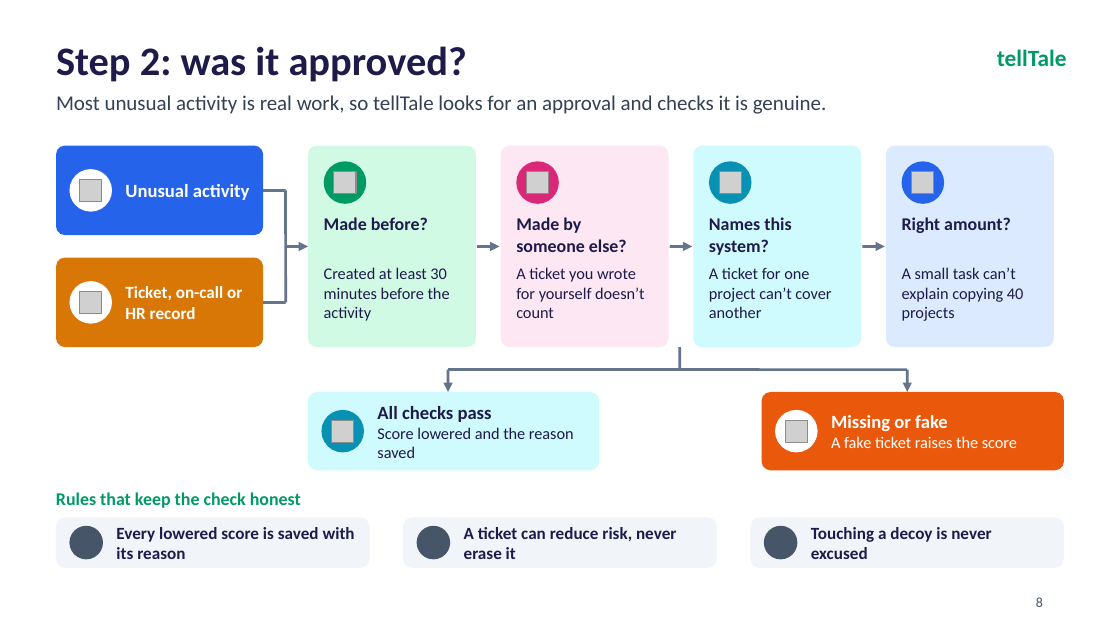
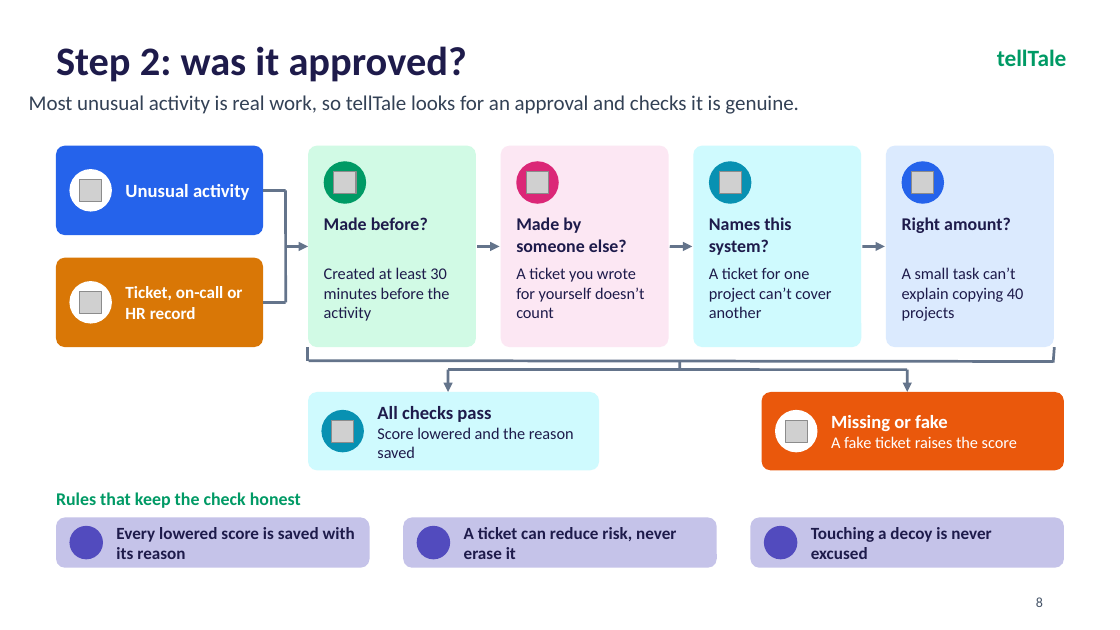
Before and after one commit to aaravgupta0202/telltale, a slide deck: slide 8 of tellTale_CyberForge_Deck.pptx. Drawn at 1120x630 pixels with LibreOffice and Linux fonts; fonts in the diff are those of the drawing; grey boxes stand for pictures; background and template pictures are left out. Boxes give left, top, right and bottom in pixels: in the first picture for what was removed or moved away, otherwise in the second. Text is boxed around its words. In the diff, an @@ line names an element or a change of style, - is before the commit and + after.

```diff
--- a/tellTale_CyberForge_Deck.pptx
+++ b/tellTale_CyberForge_Deck.pptx
@@ text "Most unusual activity is real ..." moved from (x1=56, y1=95, x2=827, y2=114) to (x1=29, y1=95, x2=799, y2=114) @@
@@ text "Most unusual activity is real ..." at (x1=29, y1=95, x2=799, y2=114): indent changed @@
@@ line added from (307, 347) to (307, 362), #64748B 1.76 pt @@
@@ line added from (1054, 347) to (1053, 363), #64748B 1.76 pt @@
@@ line added from (309, 361) to (1053, 362), #64748B 1.76 pt @@
@@ line moved from (680, 347) - (680, 370) to (680, 361) - (680, 370) @@
@@ line (680, 361) - (680, 370): stroke #64748B 1.75 pt to #64748B 1.76 pt @@
@@ fill #F1F5F9 to #C5C3E9 in 3 elements at (x1=56, y1=517, x2=370, y2=568), (x1=403, y1=517, x2=717, y2=568), (x1=750, y1=517, x2=1064, y2=568) @@
@@ fill #475569 to #524BBE in 3 elements at (x1=69, y1=525, x2=103, y2=559), (x1=417, y1=525, x2=450, y2=559), (x1=764, y1=525, x2=797, y2=559) @@
```
Also in this commit, not shown: 16 other slides changed, 1 other file.
